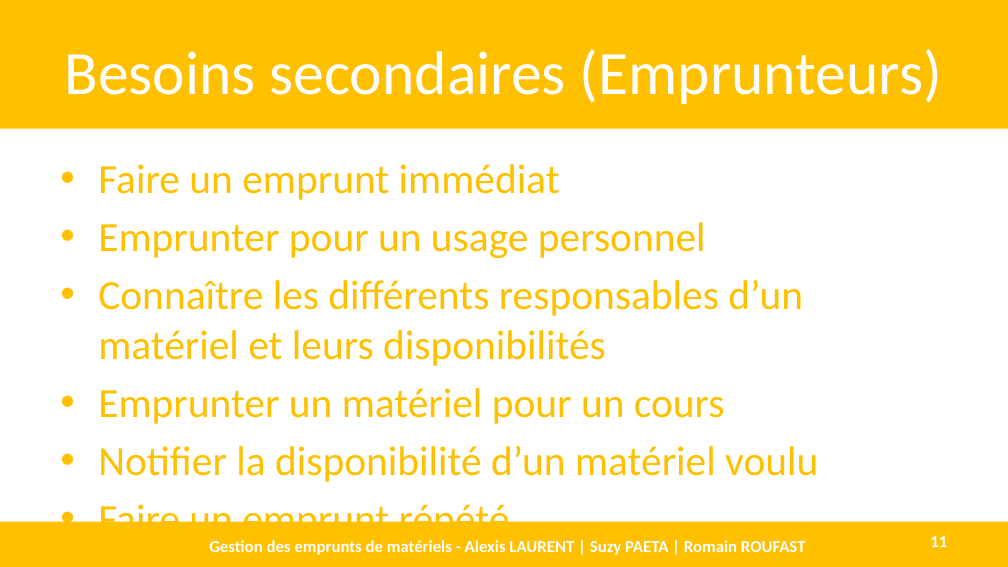
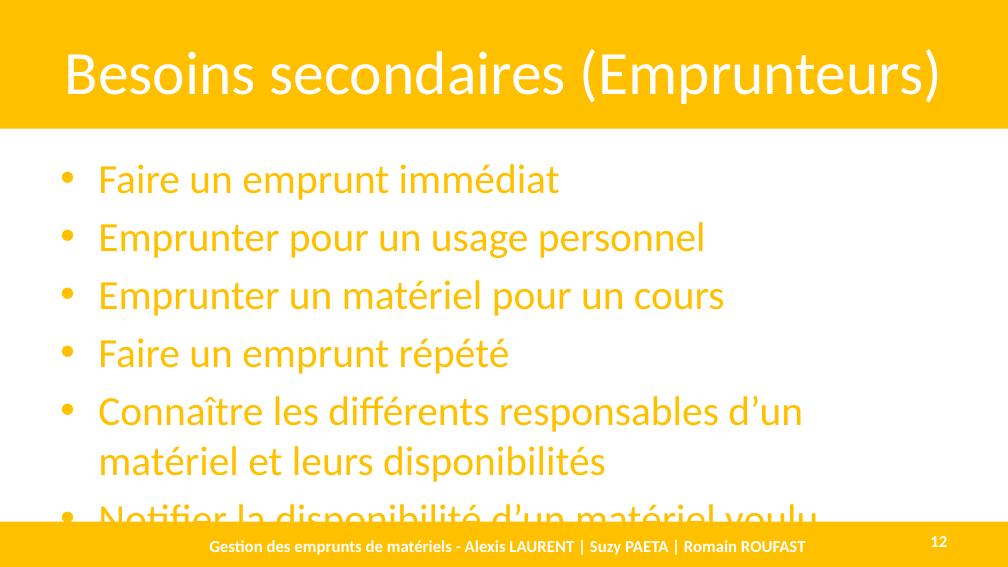
Before and after one commit to AlexisLaurent/Gestion_des_Emprunts, a slide deck: slide 12 of Livrables/D1.3 - DEF.pptx (slide 11 before the commit). Drawn at 1008x567 pixels with LibreOffice and Linux fonts; fonts in the diff are those of the drawing. Boxes give left, top, right and bottom in pixels: in the first picture for what was removed or moved away, otherwise in the second. Text is boxed around its words. In the diff, an @@ line names an element or a change of style, - is before the commit and + after.

```diff
--- a/Livrables/D1.3 - DEF.pptx
+++ b/Livrables/D1.3 - DEF.pptx
@@ text at (x1=98, y1=280, x2=725, y2=374): paragraphs added @@
+• Emprunter un matériel pour un cours
+• Faire un emprunt répété
@@ text at (x1=98, y1=388, x2=725, y2=424): paragraph removed @@
-• Emprunter un matériel pour un cours
@@ text at (x1=98, y1=499, x2=510, y2=544): paragraph removed @@
-• Faire un emprunt répété
@@ page number at (x1=930, y1=536, x2=947, y2=547): text changed @@
-11
+12
```
Also in this commit, not shown: 15 other slides changed, 3 slides removed.
